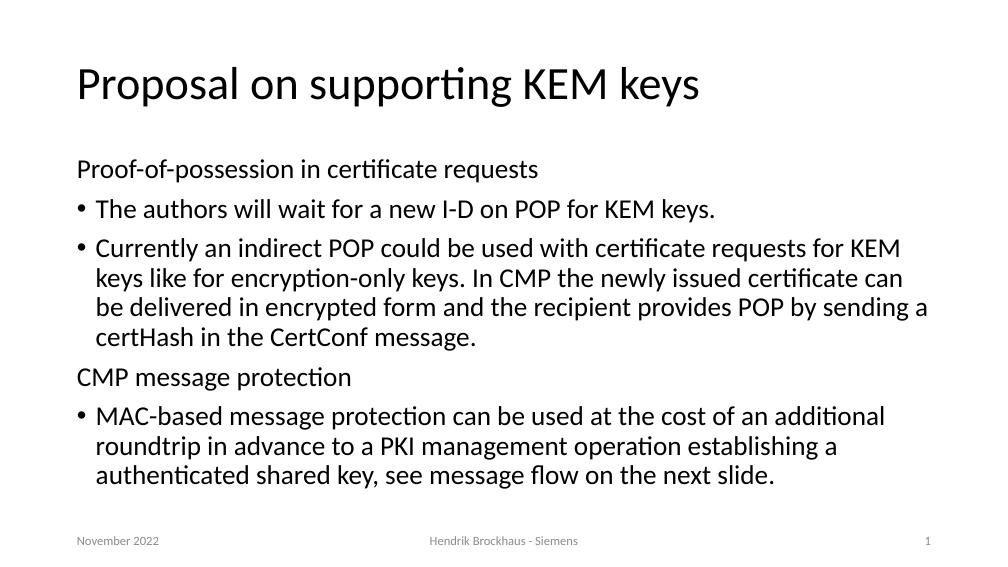
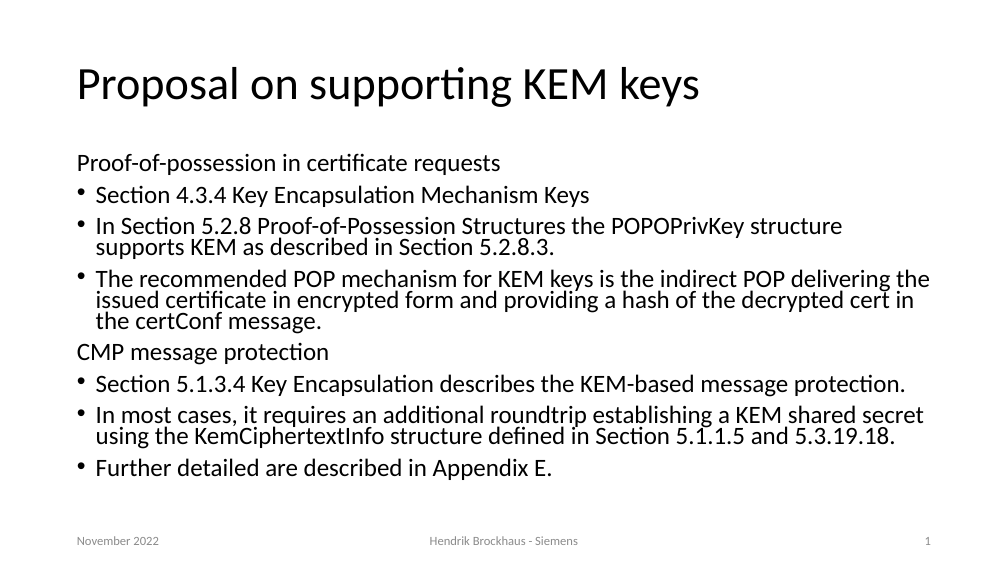
Before and after one commit to lamps-wg/cmp-updates, a slide deck: slide 1 of CMP KEM Support.pptx. Drawn at 1008x567 pixels with LibreOffice and Linux fonts; fonts in the diff are those of the drawing. Boxes give left, top, right and bottom in pixels: in the first picture for what was removed or moved away, otherwise in the second. Text is boxed around its words. In the diff, an @@ line names an element or a change of style, - is before the commit and + after.

Commit message:
Updated slide deck om KEM support

```diff
--- a/CMP KEM Support.pptx
+++ b/CMP KEM Support.pptx
@@ text at (77, 153, 501, 365): size 25.9 to 23.8 pt in "Proof-of-possession in certificate requests", "CMP message protection"; line spacing 0.9 to 0.7 @@
@@ text at (96, 185, 930, 334): text changed; size 25.9 to 23.8 pt @@
-• The authors will wait for a new I-D on POP for KEM keys.
-• Currently an indirect POP could be used with certificate requests for KEM keys like for encryption-only keys. In CMP the newly issued certificate can be delivered in encrypted form and the recipient provides POP by sending a certHash in the CertConf message.
+• Section 4.3.4 Key Encapsulation Mechanism Keys
+• In Section 5.2.8 Proof-of-Possession Structures the POPOPrivKey structure supports KEM as described in Section 5.2.8.3.
+• The recommended POP mechanism for KEM keys is the indirect POP delivering the issued certificate in encrypted form and providing a hash of the decrypted cert in the certConf message.
@@ text at (96, 374, 924, 480): text changed; size 25.9 to 23.8 pt @@
-• MAC-based message protection can be used at the cost of an additional roundtrip in advance to a PKI management operation establishing a authenticated shared key, see message flow on the next slide.
+• Section 5.1.3.4 Key Encapsulation describes the KEM-based message protection.
+• In most cases, it requires an additional roundtrip establishing a KEM shared secret using the KemCiphertextInfo structure defined in Section 5.1.1.5 and 5.3.19.18.
+• Further detailed are described in Appendix E.
```
Also in this commit, not shown: 3 slides added, 7 slides removed.
